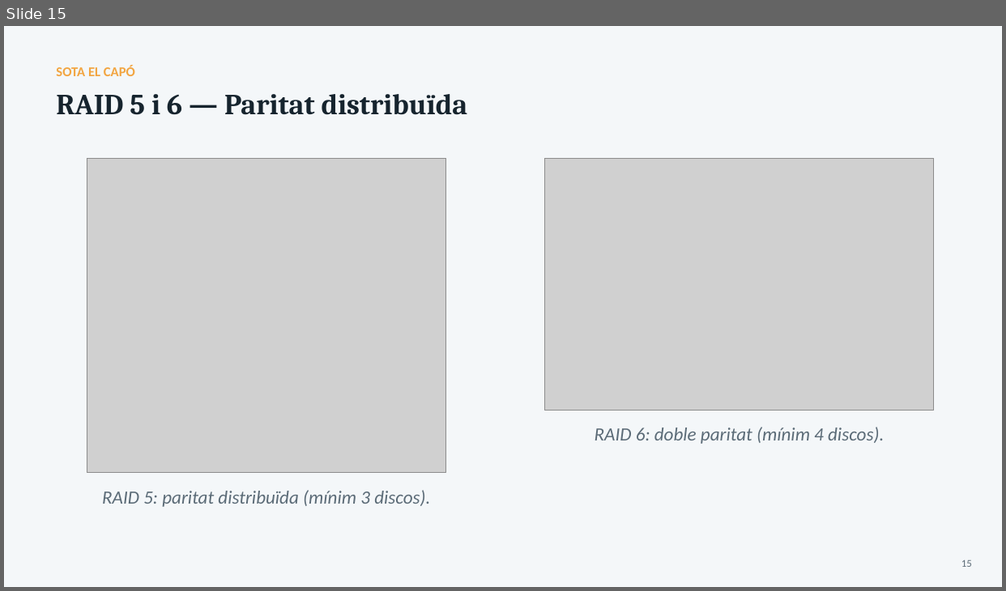
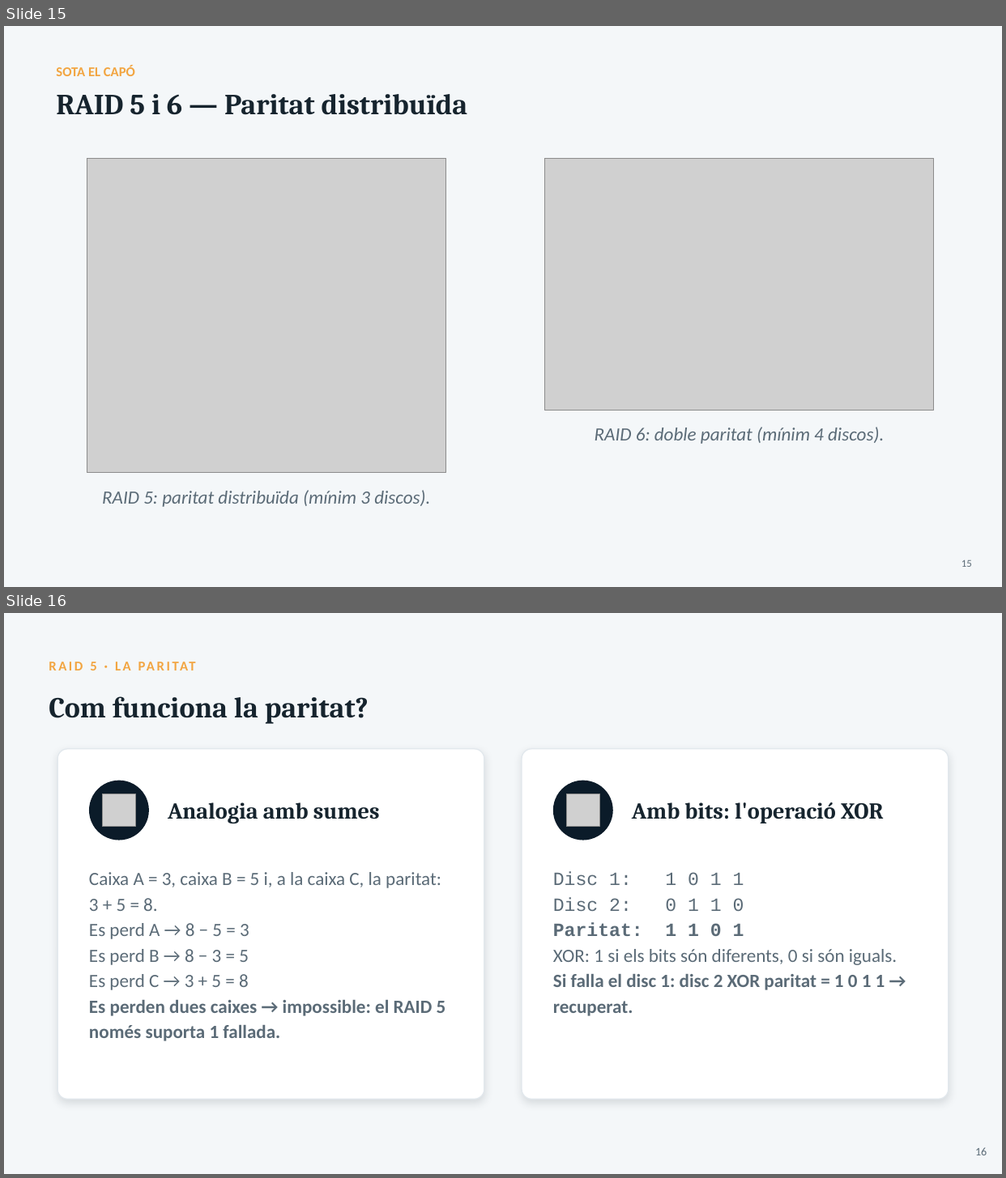
Before and after one commit to joansanchezescudero/SMX_0226_Seguretat_Informatica, a slide deck: RA2 - Emmagatzematge i copies de seguretat/AA2 - Sistemes demmagatzematge/RA2_AA2_Sistemes_emmagatzematge.pptx. Shown one above the other, each under a label of ours: slide 15 before the commit, slides 15 and 16 after it. The pictures are 1006x591 and 1006x1178 pixels, drawn with LibreOffice and Linux fonts; fonts in the diff are those of the drawing; grey boxes stand for pictures. Boxes give left, top, right and bottom in pixels: in the first picture for what was removed or moved away, otherwise in the second. Text is boxed around its words. In the diff, an @@ line names an element or a change of style, - is before the commit and + after.

```diff
--- a/RA2 - Emmagatzematge i copies de seguretat/AA2 - Sistemes demmagatzematge/RA2_AA2_Sistemes_emmagatzematge.pptx
+++ b/RA2 - Emmagatzematge i copies de seguretat/AA2 - Sistemes demmagatzematge/RA2_AA2_Sistemes_emmagatzematge.pptx
@@ slide 16 added at (x1=4, y1=613, x2=1002, y2=1174), background #F4F7F9 @@
@@ text added at (x1=90, y1=662, x2=96, y2=671), 13 pt, text #F2A541, bold @@
+RAID 5 · LA PARITAT
@@ text added at (x1=49, y1=696, x2=368, y2=724), 28 pt, text #16242E, bold @@
+Com funciona la paritat?
@@ rounded rectangle added at (x1=58, y1=749, x2=484, y2=1100), fill #FFFFFF, outline #E2E8ED 1 pt @@
@@ rounded rectangle added at (x1=522, y1=749, x2=948, y2=1100), fill #FFFFFF, outline #E2E8ED 1 pt @@
@@ ellipse added at (x1=89, y1=781, x2=149, y2=841), fill #0B1B29 @@
@@ ellipse added at (x1=553, y1=781, x2=613, y2=841), fill #0B1B29 @@
@@ picture added at (x1=103, y1=794, x2=136, y2=827) @@
@@ text added at (x1=168, y1=803, x2=380, y2=824), 22 pt, text #16242E, bold @@
+Analogia amb sumes
@@ picture added at (x1=567, y1=794, x2=600, y2=827) @@
@@ text added at (x1=632, y1=803, x2=884, y2=824), 22 pt, text #16242E, bold @@
+Amb bits: l'operació XOR
@@ text added at (x1=89, y1=872, x2=446, y2=1041), 18 pt, text #5B6B77 @@
+Caixa A = 3, caixa B = 5 i, a la caixa C, la paritat: 3 + 5 = 8.
+Es perd A → 8 − 5 = 3
+Es perd B → 8 − 3 = 5
+Es perd C → 3 + 5 = 8
+Es perden dues caixes → impossible: el RAID 5 només suporta 1 fallada.
@@ text added at (x1=553, y1=872, x2=897, y2=1016), 18 pt, text #5B6B77 @@
+Disc 1: 1 0 1 1
+Disc 2: 0 1 1 0
+Paritat: 1 1 0 1
+XOR: 1 si els bits són diferents, 0 si són iguals.
+Si falla el disc 1: disc 2 XOR paritat = 1 0 1 1 → recuperat.
@@ text added at (x1=975, y1=1148, x2=987, y2=1156), 11 pt, text #5B6B77 @@
+16
```
Also in this commit, not shown: 15 slides changed, 3 other files.
